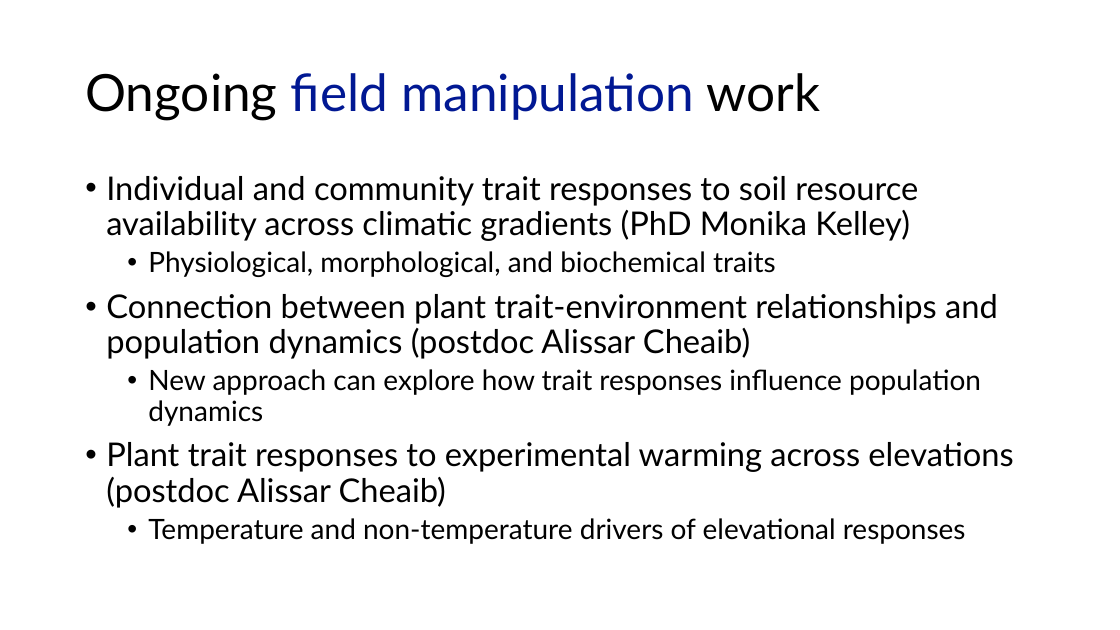
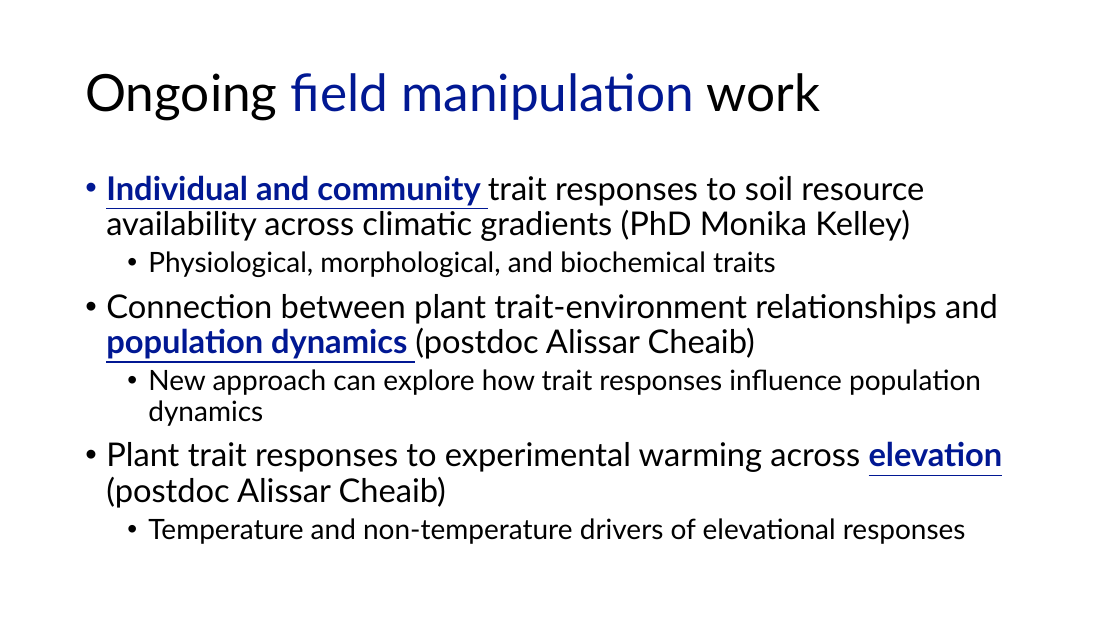
Before and after one commit to SmithEcophysLab/seminar, a slide deck: slide 19 of 2025_lemontree/src/lemontree_mtg_2025_smith.pptx. Drawn at 1120x630 pixels with LibreOffice and Linux fonts; fonts in the diff are those of the drawing. Boxes give left, top, right and bottom in pixels: in the first picture for what was removed or moved away, otherwise in the second. Text is boxed around its words. In the diff, an @@ line names an element or a change of style, - is before the commit and + after.

```diff
--- a/2025_lemontree/src/lemontree_mtg_2025_smith.pptx
+++ b/2025_lemontree/src/lemontree_mtg_2025_smith.pptx
@@ text at (x1=106, y1=175, x2=998, y2=359): text colour #000000 to #011893, bold on, underline on in "Individual and community", "population dynamics" @@
@@ text at (x1=106, y1=441, x2=1003, y2=508): text changed @@
-• Plant trait responses to experimental warming across elevations (postdoc Alissar Cheaib)
+• Plant trait responses to experimental warming across elevation (postdoc Alissar Cheaib)
```
Also in this commit, not shown: 4 other slides changed, 1 other file.
